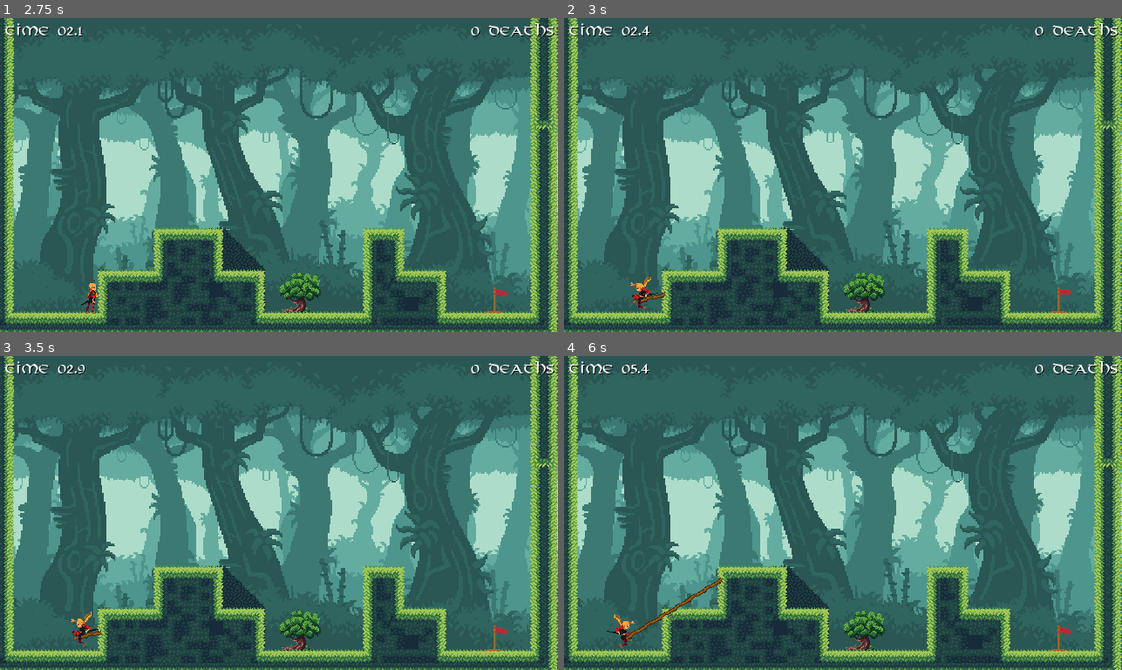
Above: before the commit, frames 1-4 (two rows, left to right).
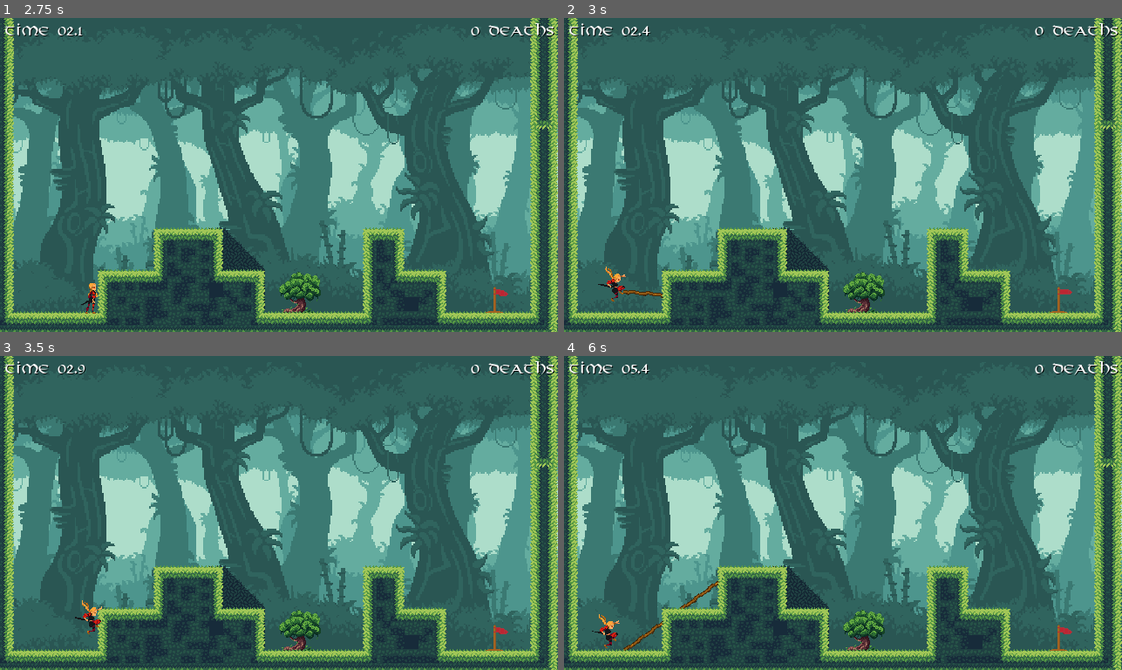
Above: after the commit, the same moments.

Repository: doofmars/root-girl
Game: Godot game, scene res://src/game.tscn
Two runs of this game, one before a commit and one after it. Both use one fixed random seed, a clock stepped at 60 frames per second and the inputs below. Sound files missing from this copy of the repository are replaced by a short silence.
Inputs (mouse positions are in pixels of both pictures, inside the frame that each line leads up to):
- Up to frame 1 (2.75 s): click "Start Game" at 0.5 s; tap Enter (ui_accept) at 1.25, 1.52, 2.27 s; move the mouse to (401, 159) at 1.27 s; press the mouse at (401, 159) at 1.28 s; hold Right (move_right) from 1.28 s (still down); move the mouse to (167, 190) at 2.02 s; release the mouse at (167, 190) at 2.03 s; click (167, 190) at 2.1 s
- Up to frame 2 (3 s): move the mouse to (898, 105) at 2.77 s; release Right (move_right) at 2.78 s; press the mouse at (898, 105) at 2.78 s; hold Left (move_left) from 2.78 s (still down)
- Up to frame 3 (3.5 s): keep holding Left (move_left)
- Up to frame 4 (6 s): move the mouse to (815, 575) at 3.52 s; release Left (move_left) at 3.53 s; release the mouse at (815, 575) at 3.53 s; hold Right (move_right) 3.53-5.03 s; click (815, 575) at 3.6 s; tap Enter (ui_accept) at 3.77, 4.25, 4.52, 5.27 s; move the mouse to (1010, 560) at 4.27 s; press the mouse at (1010, 560) at 4.28 s; move the mouse to (675, 465) at 5.02 s; release the mouse at (675, 465) at 5.03 s; hold Left (move_left) 5.03-5.78 s; click (675, 465) at 5.1 s; move the mouse to (870, 513) at 5.77 s; press the mouse at (870, 513) at 5.78 s; hold Right (move_right) from 5.78 s (still down)

Frame 1 is identical in both runs. In frame 2, 0.4% of the frame differs, in the area x 6-19%, y 79-94%; in frame 3, 0.3%; in frame 4, 0.7%, in the area x 5-29%, y 70-94%.

Commit message:
Move RootSwing into TheRoot

Diff:
--- a/src/character/Girl.gd
+++ b/src/character/Girl.gd
@@ -19,10 +19,10 @@
 	set_meta('type', 'girl')
 
 func _physics_process(delta):
+	the_root.on_player_move($CollisionShape2D.global_position, velocity)
 	if the_root.is_attached() and Input.is_action_just_pressed("move_up"):
 		velocity.y = -JUMP_SPEED
-		get_node("RootSwing").detach_root()
-	the_root.on_player_move(global_position)
+		the_root.detach()
 	if the_root.is_attached():
 		swing_movement(delta)
 	else:
@@ -83,10 +83,3 @@
 			$OuchPlayer.play(0)
 			get_parent().notify_player_death()
 			break
-
-func _on_RootSwing_detach():
-	the_root.detach()
-
-
-func _on_RootSwing_attach(root_target:Vector2, _root_length:float):
-	the_root.attach(root_target, velocity)
--- a/src/character/Girl.tscn
+++ b/src/character/Girl.tscn
@@ -18,7 +18,6 @@
 [ext_resource path="res://src/character/Girl.gd" type="Script" id=16]
 [ext_resource path="res://assets/Magic-Cliffs-Gamekit/Player Sprite/Sprites/run/run7.png" type="Texture" id=17]
 [ext_resource path="res://assets/Magic-Cliffs-Gamekit/Player Sprite/Sprites/run/run1.png" type="Texture" id=18]
-[ext_resource path="res://src/character/RootSwing.tscn" type="PackedScene" id=19]
 [ext_resource path="res://assets/Sound/SFX_Vox_Female_Pain_Ouch.wav" type="AudioStream" id=20]
 [ext_resource path="res://assets/Sound/SFX_Vox_Female_Attack.wav" type="AudioStream" id=21]
 [ext_resource path="res://assets/Sound/running-on-dirt-path.mp3" type="AudioStream" id=22]
@@ -57,15 +56,12 @@
 scale = Vector2( 0.8, 0.8 )
 frames = SubResource( 1 )
 animation = "run"
-frame = 3
+frame = 7
 playing = true
 
 [node name="CollisionShape2D" type="CollisionShape2D" parent="."]
 position = Vector2( 0, 21 )
 shape = SubResource( 2 )
-
-[node name="RootSwing" parent="." instance=ExtResource( 19 )]
-position = Vector2( 0, 21 )
 
 [node name="Camera" type="Camera2D" parent="."]
 current = true
@@ -80,6 +76,3 @@
 [node name="StepPlayer" type="AudioStreamPlayer" parent="."]
 stream = ExtResource( 22 )
 volume_db = -5.0
-
-[connection signal="attach" from="RootSwing" to="." method="_on_RootSwing_attach"]
-[connection signal="detach" from="RootSwing" to="." method="_on_RootSwing_detach"]
--- a/src/character/RootSwing.gd
+++ b/src/objects/RootSwing.gd
@@ -11,8 +11,10 @@
 export var root_speed = 10
 export var root_max_length = 300
 
-signal attach(root_target, root_length)
+signal attach(root_target)
 signal detach()
+
+onready var root_handle: RootHandle = get_parent()
 
 func _process(delta):
 	if root_shooting and root_target != Vector2.ZERO and !root_has_hit:
@@ -21,8 +23,8 @@
 		var current_length = $RootSprite.region_rect.size.x
 		var length = current_length + root_groth * delta
 
-		if length > (self.global_position - root_target).length():
-			length = (self.global_position - root_target).length()
+		if length > (root_handle.global_position - root_target).length():
+			length = (root_handle.global_position - root_target).length()
 
 		$RootSprite.region_rect.size.x = length
 
@@ -33,7 +35,7 @@
 
 	if root_has_hit:
 		$RootSprite.look_at(root_target)
-		$RootSprite.region_rect.size.x = (self.global_position - root_target).length()
+		$RootSprite.region_rect.size.x = (root_handle.global_position - root_target).length()
 
 func _input(event):
 	if event is InputEventMouse:
@@ -61,7 +63,7 @@
 
 	var space_state = get_world_2d().direct_space_state
 
-	var result = space_state.intersect_ray(from, to, [self, get_parent()], 2, true, true)
+	var result = space_state.intersect_ray(from, to, [root_handle, get_parent()], 2, true, true)
 	if result:
 		# print(from, position, result)
 		root_shooting = true
@@ -73,6 +75,5 @@
 		$RootHitMusicPlayer.play(0)
 		root_shooting = false
 		root_has_hit = true
-		root_length = (self.global_position - root_target).length()
 		$RootCollisionShape.position = Vector2.ZERO
-		emit_signal("attach", root_target, root_length)
+		emit_signal("attach", root_target)
--- a/src/character/RootSwing.tscn
+++ b/src/objects/RootSwing.tscn
@@ -1,7 +1,7 @@
 [gd_scene load_steps=6 format=2]
 
 [ext_resource path="res://assets/Skills/root_new.png" type="Texture" id=1]
-[ext_resource path="res://src/character/RootSwing.gd" type="Script" id=2]
+[ext_resource path="res://src/objects/RootSwing.gd" type="Script" id=2]
 [ext_resource path="res://assets/Sound/131050__maxdemianagl__growing_plant.wav" type="AudioStream" id=3]
 [ext_resource path="res://assets/Sound/SFX_Wood_Hit_3.wav" type="AudioStream" id=4]
 
--- a/src/objects/TheRoot.gd
+++ b/src/objects/TheRoot.gd
@@ -2,6 +2,7 @@
 extends Node
 
 var attached = false
+var player_velocity: Vector2
 const SWING_FORCE = 5
 
 func _physics_process(delta):
@@ -11,10 +12,11 @@
 		if Input.get_action_strength("move_left") > 0:
 			$RootHandle.apply_impulse(Vector2.ZERO, Vector2.LEFT * SWING_FORCE)
 
-func on_player_move(position: Vector2):
+func on_player_move(position: Vector2, velocity: Vector2):
 	$RootHandle.desired_position = position
+	player_velocity = velocity
 
-func attach(root_anchor_pos: Vector2, player_velocity: Vector2):
+func _on_RootSwing_attach(root_anchor_pos: Vector2):
 	attached = true
 	var root_vector: Vector2 = (root_anchor_pos - $RootHandle.global_position).normalized()
 	var swing_vector: Vector2
@@ -28,10 +30,13 @@
 	$RootJoint.node_b = $RootHandle.get_path()
 	$RootHandle.apply_impulse(Vector2.ZERO, swing_vector * cos(swing_vector.angle_to(player_velocity)) * player_velocity.length())
 
-func detach():
+func _on_RootSwing_detach():
 	$RootJoint.node_b = $RootAnchor.get_path()
 	$RootHandle.update_position = true
 	attached = false
+
+func detach():
+	$RootHandle/RootSwing.detach_root()
 
 func get_handle_velocity():
 	return $RootHandle.linear_velocity
--- a/src/objects/TheRoot.tscn
+++ b/src/objects/TheRoot.tscn
@@ -1,8 +1,9 @@
-[gd_scene load_steps=4 format=2]
+[gd_scene load_steps=5 format=2]
 
 [ext_resource path="res://src/objects/RootAnchor.tscn" type="PackedScene" id=1]
 [ext_resource path="res://src/objects/RootHandle.tscn" type="PackedScene" id=2]
 [ext_resource path="res://src/objects/TheRoot.gd" type="Script" id=3]
+[ext_resource path="res://src/objects/RootSwing.tscn" type="PackedScene" id=4]
 
 [node name="TheRoot" type="Node"]
 script = ExtResource( 3 )
@@ -14,3 +15,8 @@
 node_b = NodePath("../RootAnchor")
 
 [node name="RootHandle" parent="." instance=ExtResource( 2 )]
+
+[node name="RootSwing" parent="RootHandle" instance=ExtResource( 4 )]
+
+[connection signal="attach" from="RootHandle/RootSwing" to="." method="_on_RootSwing_attach"]
+[connection signal="detach" from="RootHandle/RootSwing" to="." method="_on_RootSwing_detach"]
Not shown: 1 places in src/character/Girl.tscn that only renumber resources
